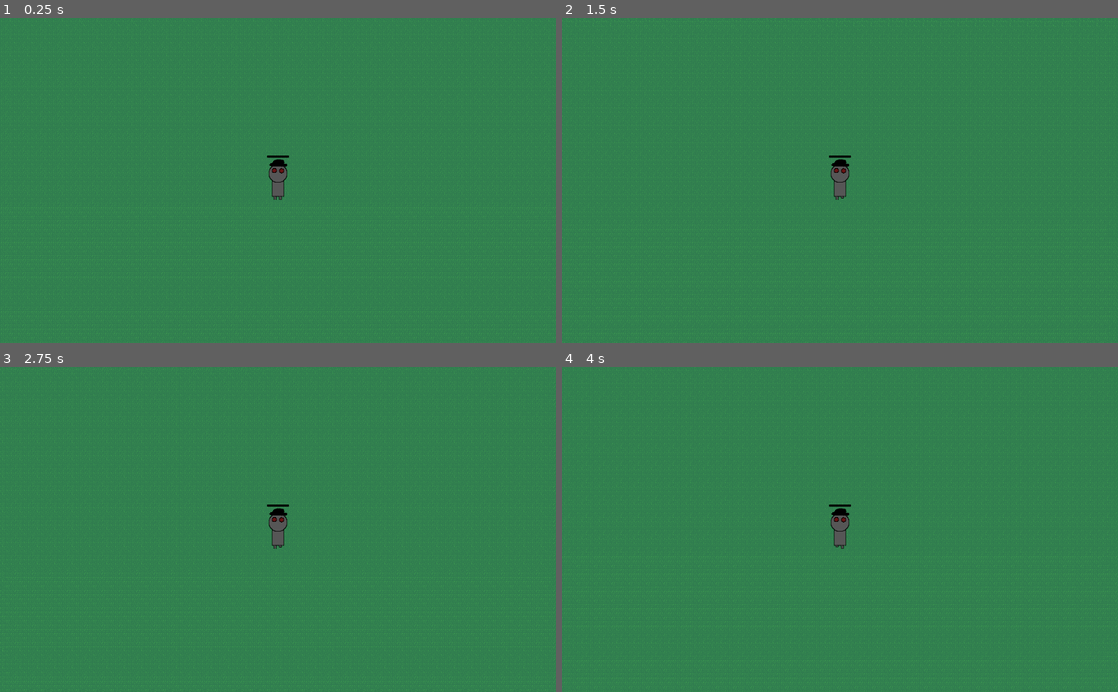
Above: before the commit, frames 1-4 (two rows, left to right).
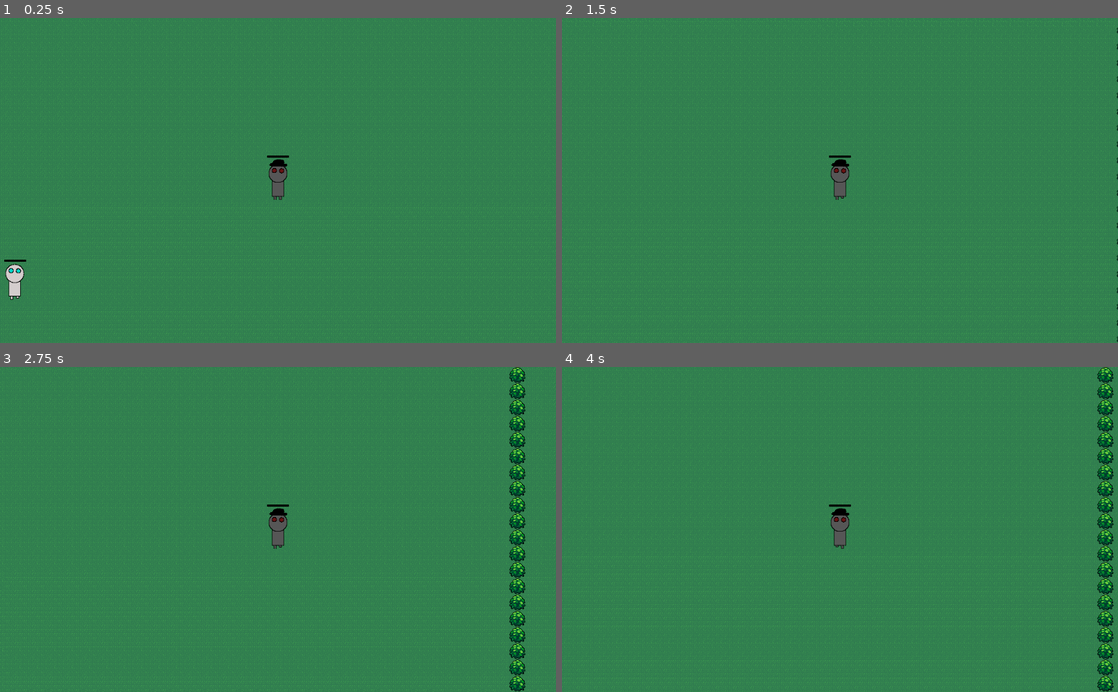
Above: after the commit, the same moments.

Repository: doomium-chloride/kiwijam2021-ADAPT
Game: Godot game, scene res://Levels/BossLevel.tscn
Two runs of this game, one before a commit and one after it. Both use one fixed random seed, a clock stepped at 60 frames per second and the inputs below. This scene is started directly instead of the project's main scene.
Inputs (mouse positions are in pixels of both pictures, inside the frame that each line leads up to):
- Up to frame 1 (0.25 s): no input
- Up to frame 2 (1.5 s): tap Enter (ui_accept) at 0.5, 0.77 s; move the mouse to (962, 164) at 0.52 s; hold Right (ui_right) 0.53-1.28 s; tap A (wasd_a) at 0.6 s; click (962, 164) at 0.67 s; move the mouse to (728, 196) at 1.27 s; hold Down (ui_down) from 1.28 s (still down); tap D (wasd_d) at 1.35 s
- Up to frame 3 (2.75 s): tap Enter (ui_accept) at 1.52, 2 s; move the mouse to (333, 458) at 2.02 s; release Down (ui_down) at 2.03 s; hold Right (ui_right) from 2.03 s (still down); tap S (wasd_s) at 2.1 s
- Up to frame 4 (4 s): move the mouse to (812, 594) at 2.77 s; release Right (ui_right) at 2.78 s; hold Up (ui_up) 2.78-3.53 s; tap W (wasd_w) at 2.85 s; click (812, 594) at 2.92 s; tap Enter (ui_accept) at 3.02, 3.5, 3.77 s; move the mouse to (1006, 578) at 3.52 s; hold Left (ui_left) from 3.53 s (still down); tap A (wasd_a) at 3.6 s

The runs differ from the first frame. In frame 1, 0.3% of the frame differs, in the area x 0-5%, y 74-87%; in frame 2, less than 0.1%; in frame 3, 2.1%; in frame 4, 2.1%, in the area x 96-100%, y 0-100%.

Commit message:
Half Border size

Diff:
--- a/Scripts/AutoBorder.gd
+++ b/Scripts/AutoBorder.gd
@@ -6,10 +6,10 @@
 export var length = 30
 var half = length / 2
 
-export var top = 40
-export var bottom = 40
-export var right = 40
-export var left = 40
+export var top = 20
+export var bottom = 20
+export var right = 20
+export var left = 20
 
 # Called when the node enters the scene tree for the first time.
 func _ready():
